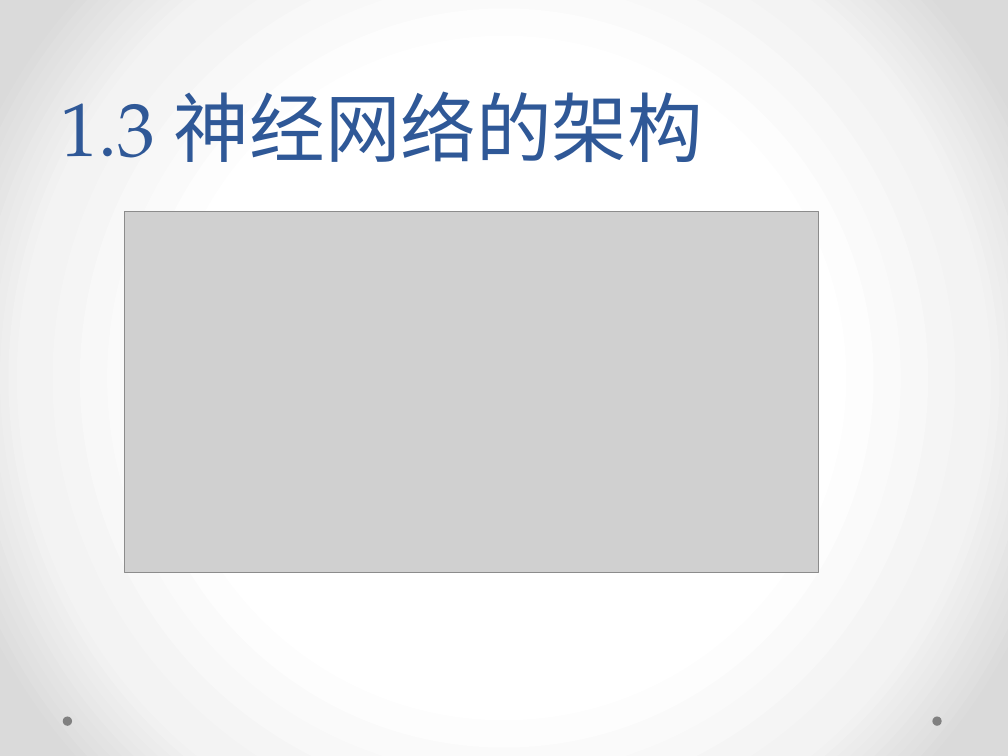
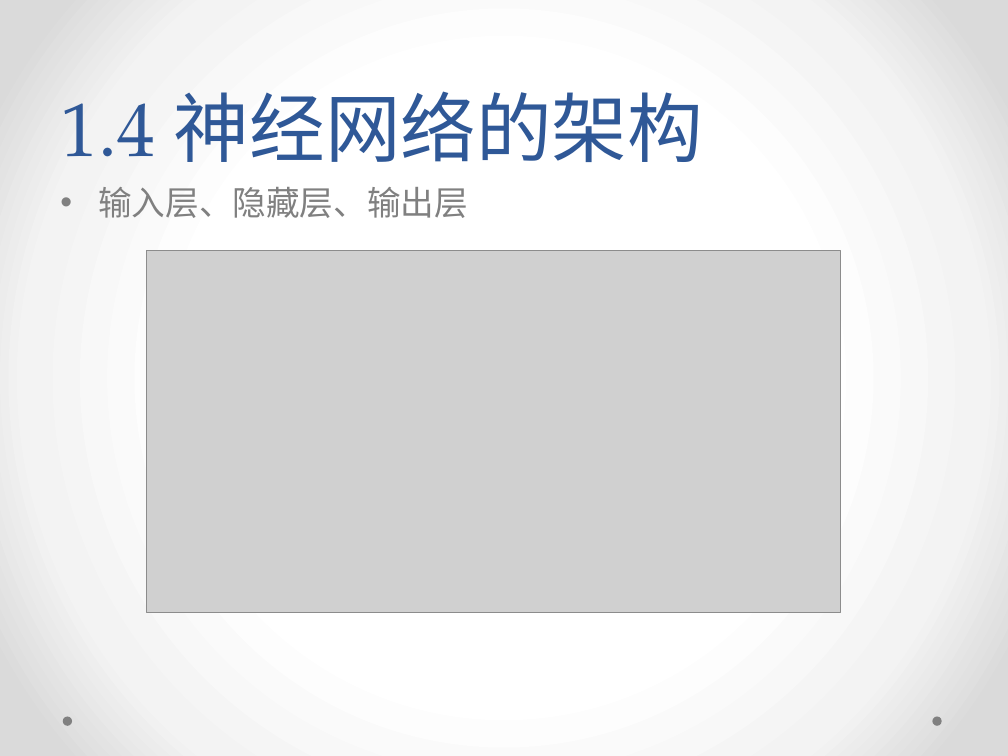
Before and after one commit to yish0000/neuralnetwork, a slide deck: slide 14 of 深度学习数学原理初探.pptx (slide 11 before the commit). Drawn at 1008x756 pixels with LibreOffice and Linux fonts; fonts in the diff are those of the drawing; grey boxes stand for pictures; background and template pictures are left out. Boxes give left, top, right and bottom in pixels: in the first picture for what was removed or moved away, otherwise in the second. Text is boxed around its words. In the diff, an @@ line names an element or a change of style, - is before the commit and + after.

```diff
--- a/深度学习数学原理初探.pptx
+++ b/深度学习数学原理初探.pptx
@@ title at (x1=60, y1=91, x2=703, y2=162): text changed @@
-1.3 神经网络的架构
+1.4 神经网络的架构
@@ text added at (x1=98, y1=187, x2=468, y2=218), 24 pt, text #808080 @@
+• 输入层、隐藏层、输出层
@@ picture moved from (x1=124, y1=212, x2=818, y2=573) to (x1=147, y1=251, x2=842, y2=612) @@
```
Also in this commit, not shown: 11 other slides changed, 3 slides added.
